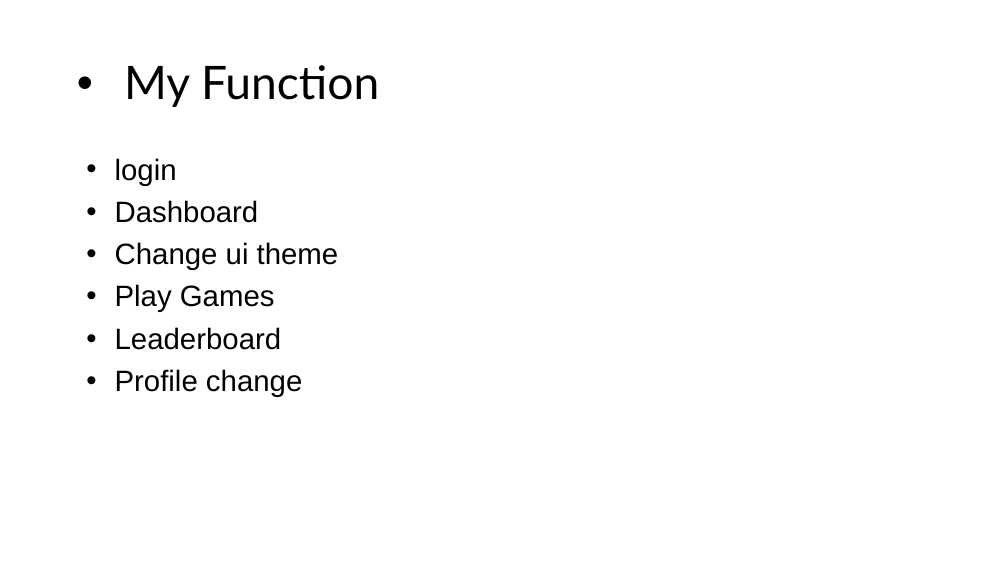
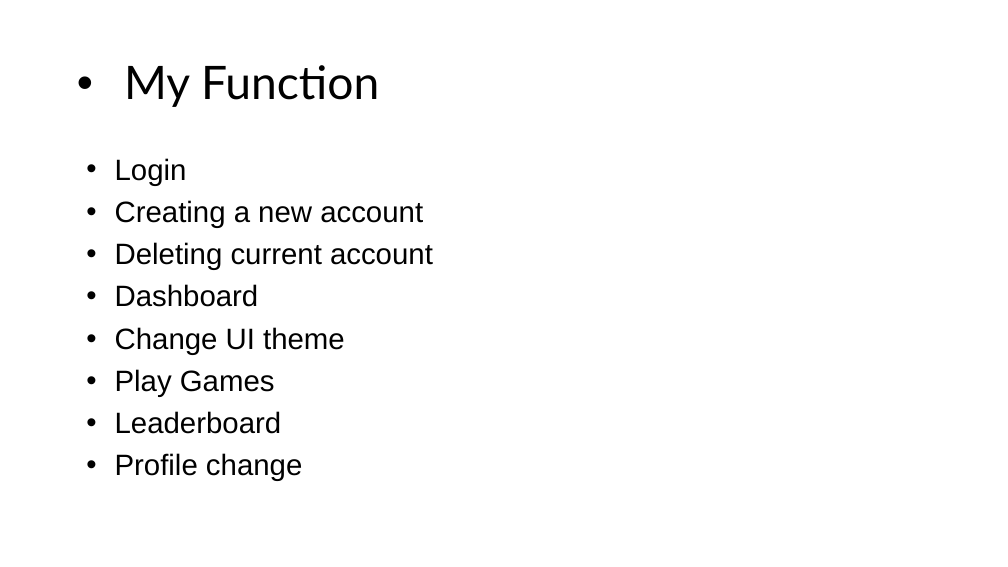
Before and after one commit to iissaaaacc01/School-SBA-english-learning-program-, a slide deck: slide 4 of Isaac SBA Report.pptx. Drawn at 1008x567 pixels with LibreOffice and Linux fonts; fonts in the diff are those of the drawing. Boxes give left, top, right and bottom in pixels: in the first picture for what was removed or moved away, otherwise in the second. Text is boxed around its words. In the diff, an @@ line names an element or a change of style, - is before the commit and + after.

```diff
--- a/Isaac SBA Report.pptx
+++ b/Isaac SBA Report.pptx
@@ text at box(115, 158, 433, 270): text changed @@
-• login
+• Login
+• Creating a new account
+• Deleting current account
@@ text at box(115, 327, 345, 355): text changed @@
-• Change ui theme
+• Change UI theme
```
Also in this commit, not shown: 4 other slides changed.
